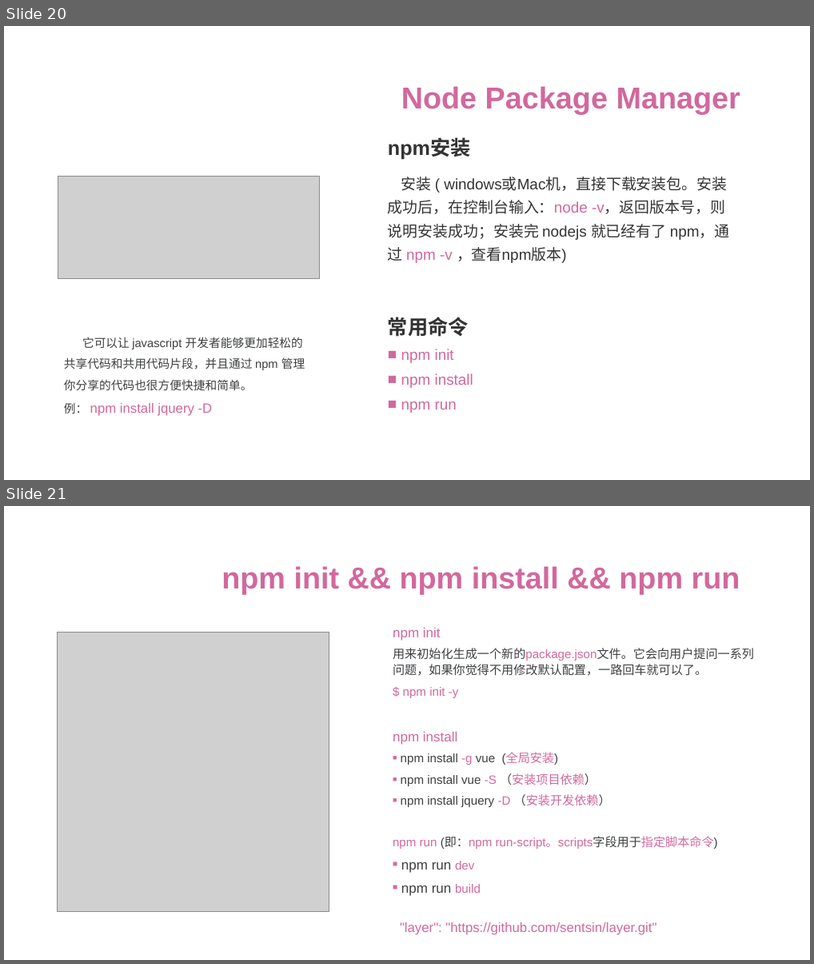
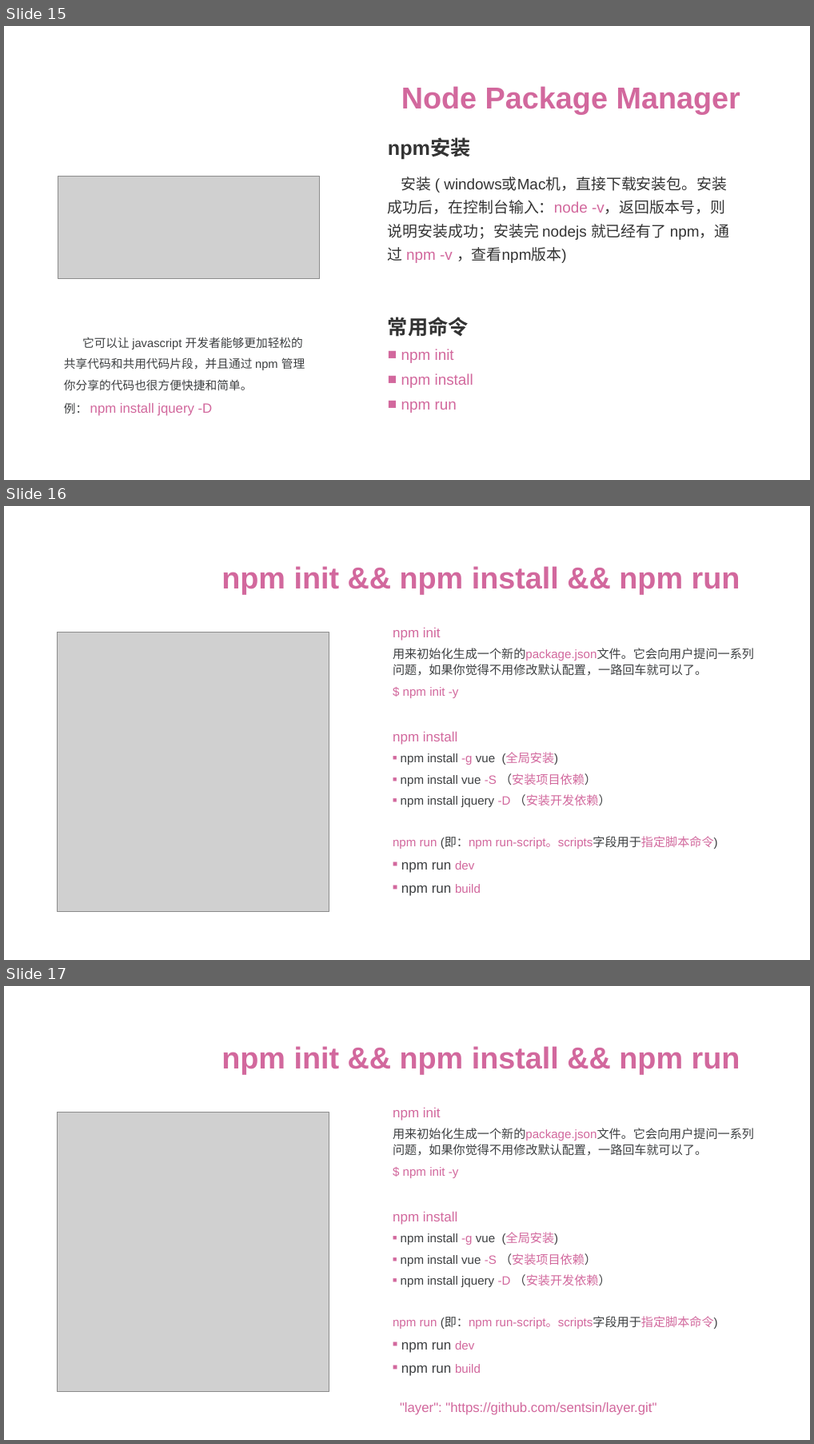
Before and after one commit to ttflowerboys/vue-demo, a slide deck: PPT/vue前后端分离 - 上.pptx. Shown one above the other, each under a label of ours: slides 20 and 21 before the commit, slides 15, 16 and 17 after it. The pictures are 814x964 and 814x1444 pixels, drawn with LibreOffice and Linux fonts; fonts in the diff are those of the drawing; grey boxes stand for pictures; background and template pictures are left out. Boxes give left, top, right and bottom in pixels: in the first picture for what was removed or moved away, otherwise in the second. Text is boxed around its words. In the diff, an @@ line names an element or a change of style, - is before the commit and + after.

```diff
--- a/PPT/vue前后端分离 - 上.pptx
+++ b/PPT/vue前后端分离 - 上.pptx
@@ slide 16 added at bbox=[4, 506, 810, 960], background #FFFFFF @@
@@ text added at bbox=[222, 566, 741, 594], 36 pt, text gradient #F28711 to #D2689D to #AF4B2C, bold @@
+npm init && npm install && npm run
@@ picture added at bbox=[58, 632, 330, 911] @@
@@ text added at bbox=[393, 627, 754, 896], 14.4 pt, text #3D3F41 @@
+npm init
+用来初始化生成一个新的package.json文件。它会向用户提问一系列问题，如果你觉得不用修改默认配置，一路回车就可以了。
+$ npm init -y
+npm install
+■ npm install -g vue (全局安装)
+■ npm install vue -S （安装项目依赖）
+■ npm install jquery -D （安装开发依赖）
+npm run (即：npm run-script。scripts字段用于指定脚本命令)
+■ npm run dev
+■ npm run build
@@ what was slide 20 is now slide 15 @@
@@ what was slide 21 is now slide 17 @@
```
Also in this commit, not shown: 6 slides changed, 22 other slides added, 4 slides removed.
